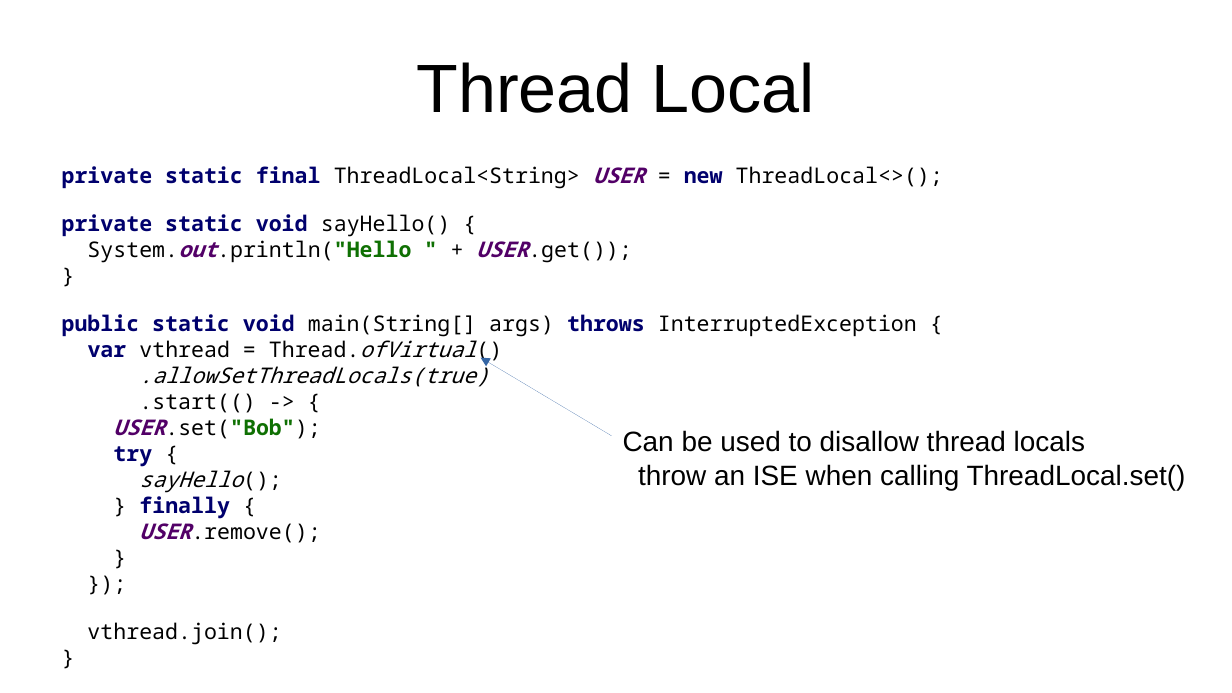
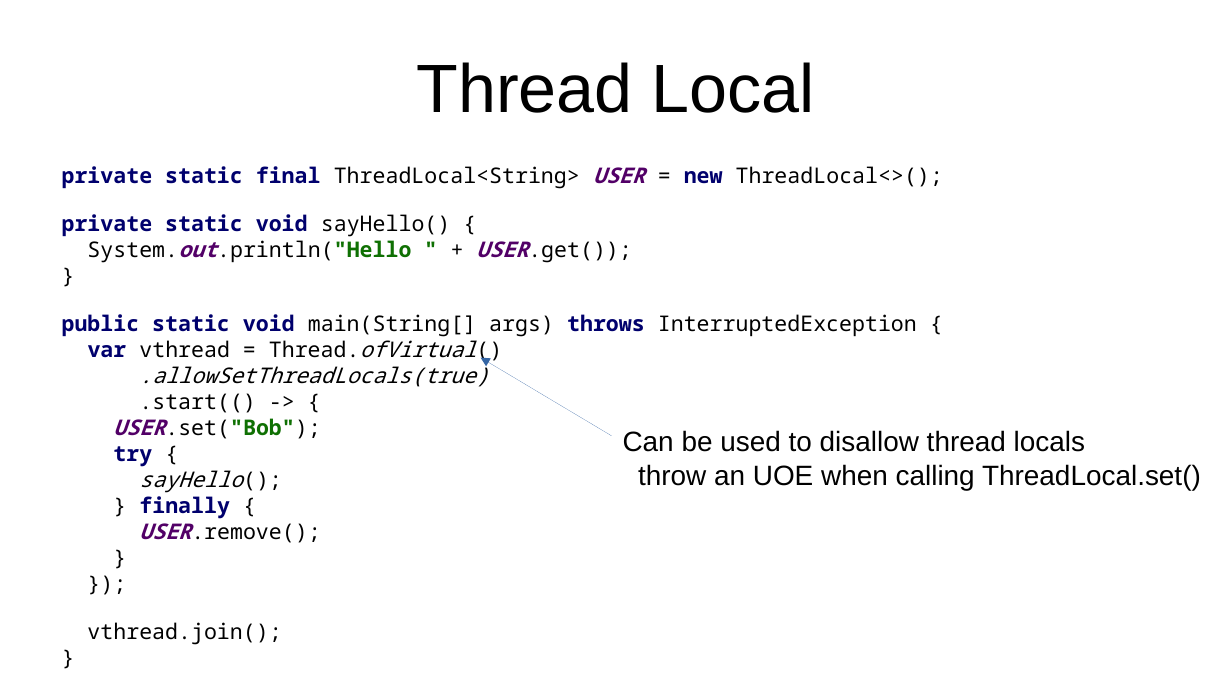
Before and after one commit to forax/loom-fiber, a slide deck: slide 38 of loom is looming.odp. Drawn at 1232x693 pixels with LibreOffice and Linux fonts; fonts in the diff are those of the drawing. Boxes give left, top, right and bottom in pixels: in the first picture for what was removed or moved away, otherwise in the second. Text is boxed around its words. In the diff, an @@ line names an element or a change of style, - is before the commit and + after.

Commit message:
update presentation

```diff
--- a/loom is looming.odp
+++ b/loom is looming.odp
@@ text at bbox=[623, 430, 1201, 490]: text changed @@
-Can be used to disallow thread locals
-throw an ISE when calling ThreadLocal.set()
+Can be used to disallow thread locals
+throw an UOE when calling ThreadLocal.set()
```
Also in this commit, not shown: 2 other slides changed, 2 other files.
